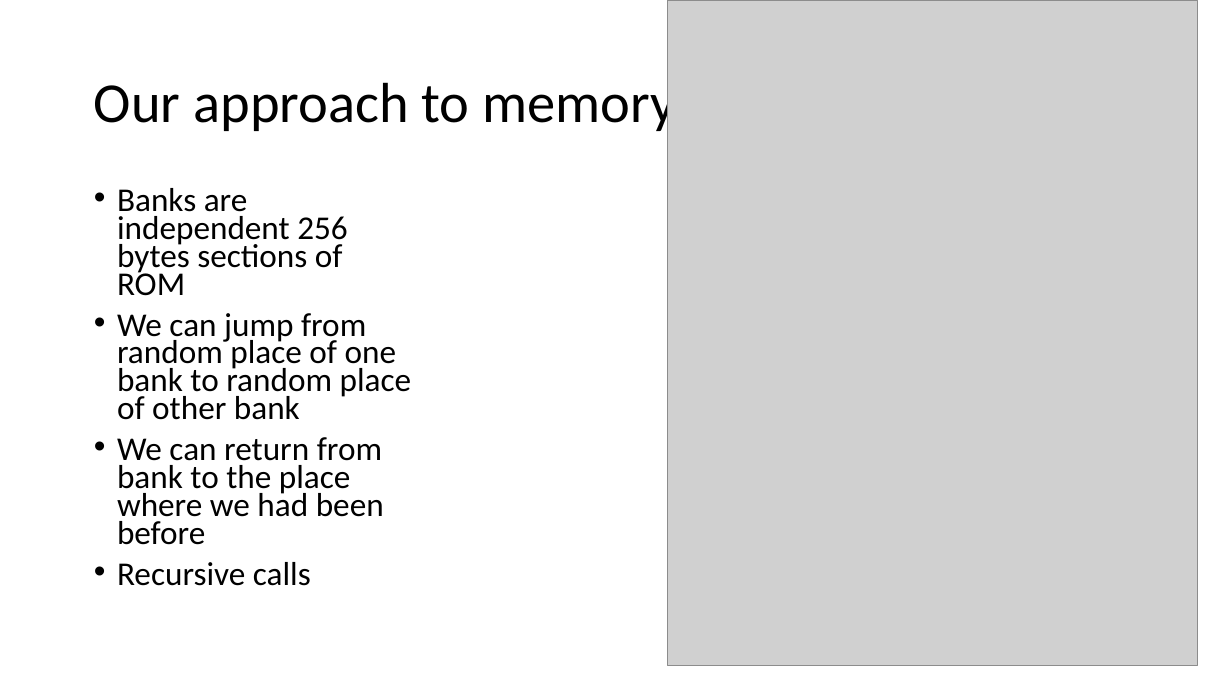
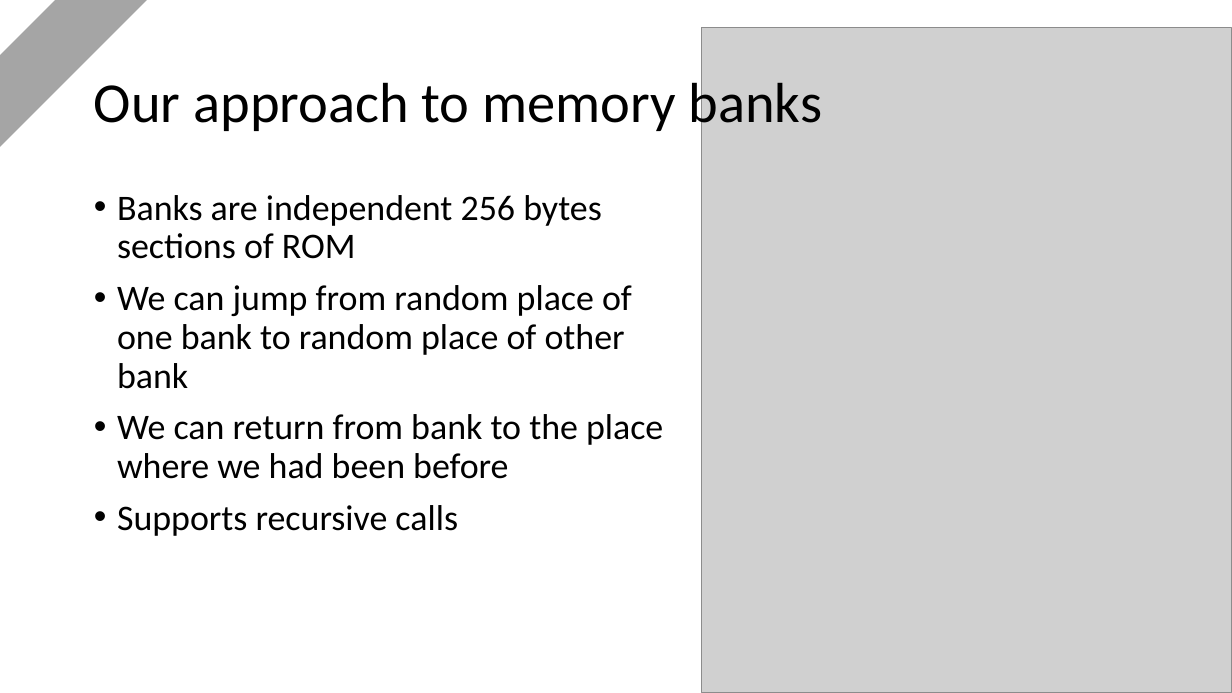
Before and after one commit to Intelix8996/cdm-project, a slide deck: slide 6 of docs/project.pptx. Drawn at 1232x693 pixels with LibreOffice and Linux fonts; fonts in the diff are those of the drawing; grey boxes stand for pictures. Boxes give left, top, right and bottom in pixels: in the first picture for what was removed or moved away, otherwise in the second. Text is boxed around its words. In the diff, an @@ line names an element or a change of style, - is before the commit and + after.

```diff
--- a/docs/project.pptx
+++ b/docs/project.pptx
@@ rectangle added at [0,0,155,156], fill #A5A5A5 @@
@@ picture: place and size @@
-picture at [668,0,1199,665]
+picture at [701,28,1232,693]
@@ title "Our approach to memory banks" rewrapped from [94,74,675,220] to [94,74,823,135] @@
@@ text at [117,195,663,479]: size 25.9 to 28 pt in "Banks are independent 256 bytes sections of ...", "We can jump from random place of ...", "We can return from bank to the ..."; line spacing 0.7 to 0.9 @@
@@ text at [117,505,458,536]: text changed; size 25.9 to 28 pt @@
-• Recursive calls
+• Supports recursive calls
```
Also in this commit, not shown: 13 other slides changed, 5 slides added, 4 slides removed.
